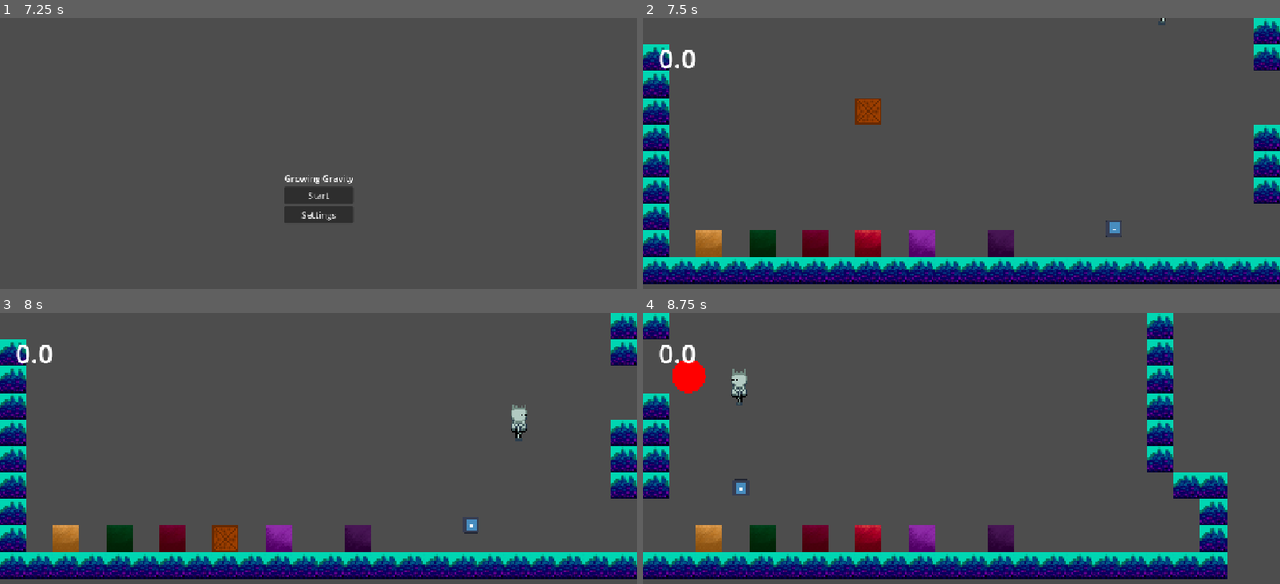
Above: before the commit, frames 1-4 (two rows, left to right).
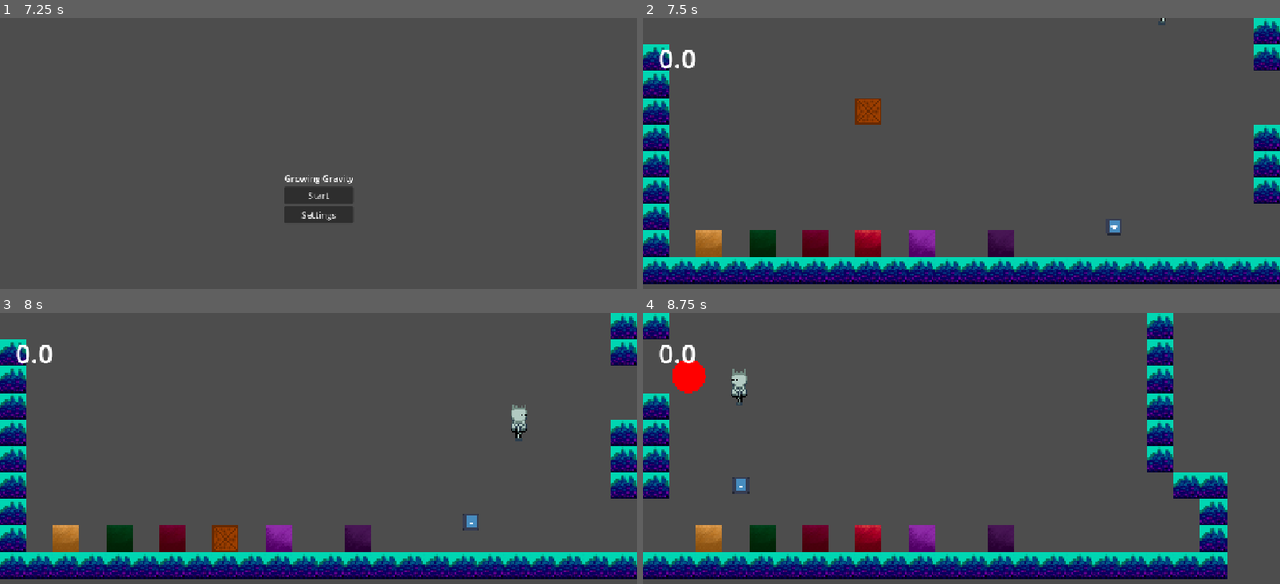
Above: after the commit, the same moments.

Repository: karelisso/R7L_fe
Game: Godot game, scene res://scenes/main_menu.tscn
Same seed, same stepped clock (60 frames per second), same inputs: the game is played once before the commit and once after it. The engine's default icon, where the game draws it, is replaced by a stand-in: a white triangle on a blue panel in a dark square.
Inputs:
- Up to frame 1 (7.25 s): click "Settings" at 0.5 s; click "Back" at 1.25 s; click "Settings" at 2 s; tap Enter at 2.75, 4.25, 5.75 s; hold Right (right) 2.78-4.28 s; tap Space (jump) at 3.02, 3.5, 3.77, 5, 5.27, 6.02, 6.5, 6.77 s; hold Left (left) 4.28-5.03 s; hold Right (right) 5.03-6.53 s; tap C (load) at 6.4 s; hold Left (left) from 6.53 s (still down); tap Escape (pause) at 7.15 s
- Up to frame 2 (7.5 s): release Left (left) at 7.25 s; click "Start" at 7.25 s
- Up to frame 3 (8 s): no input
- Up to frame 4 (8.75 s): hold Right (right) from 8.03 s (still down)

Frame 1 is identical in both runs. In frame 2, less than 0.1% of the frame differs, in the area x 72-76%, y 74-81%; in frame 3, less than 0.1%, in the area x 72-76%, y 74-82%; in frame 4, less than 0.1%.

Commit message:
something

Diff:
--- a/scripts/handel_main.gd
+++ b/scripts/handel_main.gd
@@ -4,6 +4,7 @@
 @export var stages:PackedStringArray
 @onready var sceneparent:Node = $CanvasLayer/SubViewportContainer/subviewport/Parent
 @onready var player = $CanvasLayer/SubViewportContainer/subviewport/Character
+@onready var player_anim_sprite = $CanvasLayer/SubViewportContainer/subviewport/Character/AnimatedSprite2D
 var power:float
 
 var is_paused = false
@@ -21,8 +22,7 @@
 			var pause_menu = load("res://scenes/pause_menu.tscn")
 			var instanced_scene = pause_menu.instantiate()
 			add_child(instanced_scene)
-			pause()
-
+			toggle_pause()
 	text.text = str(gravity)
 
 func ChangeScene(tooo:int,x:int,y:int):
@@ -34,9 +34,14 @@
 	sceneparent.add_child(instanced_scene)
 	player.position = Vector2(x,y)
 
-func pause():
-	if is_paused:
+func toggle_pause():
+	if not is_paused:
+		is_paused = true
+		player_anim_sprite.speed_scale = 0
+		player.set_process(false)
+		player.set_physics_process(false)
+	else:
 		is_paused = false
-	elif not is_paused:
-		is_paused = true
-	print(is_paused)
+		player_anim_sprite.speed_scale = 1
+		player.set_process(true)
+		player.set_physics_process(true)
--- a/scripts/pause_menu.gd
+++ b/scripts/pause_menu.gd
@@ -3,12 +3,9 @@
 @onready var main_menu = preload("res://scenes/main_menu.tscn")
 @onready var settings_menu = preload("res://scenes/settings_menu.tscn")
 
-func _ready() -> void:
-	grab_focus()
-
 func _process(delta: float) -> void:
 	if Input.is_action_just_pressed("pause"):
-		get_parent().pause()
+		get_parent().toggle_pause()
 		call_deferred("queue_free")
 
 func _on_main_menu_button_button_down() -> void:
@@ -25,5 +22,5 @@
 	call_deferred("queue_free")
 
 func _on_back_to_game_button_button_down() -> void:
-	get_parent().pause()
+	get_parent().toggle_pause()
 	call_deferred("queue_free")
--- a/scripts/spring.gd
+++ b/scripts/spring.gd
@@ -4,7 +4,7 @@
 
 var offset: Vector2
 var timer = 0
-@export var wobble_strength = 3
+@export var wobble_strength = 1
 @export var wobble_speed = 3
 
 func _physics_process(delta: float) -> void:
